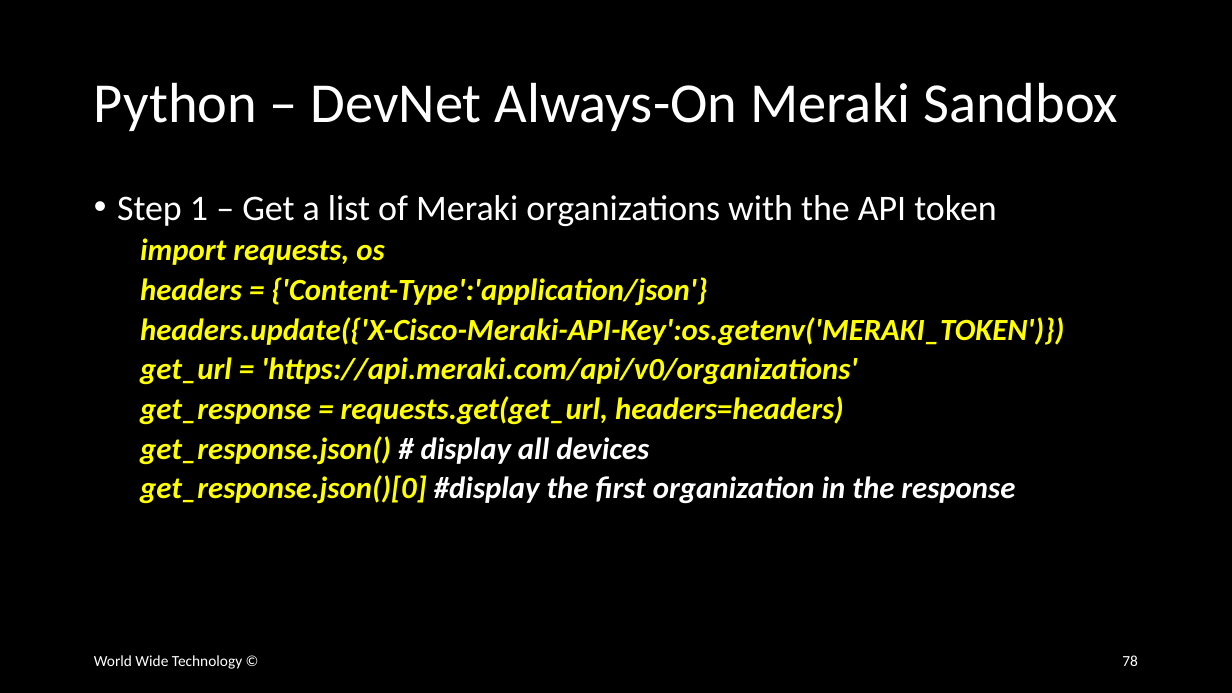
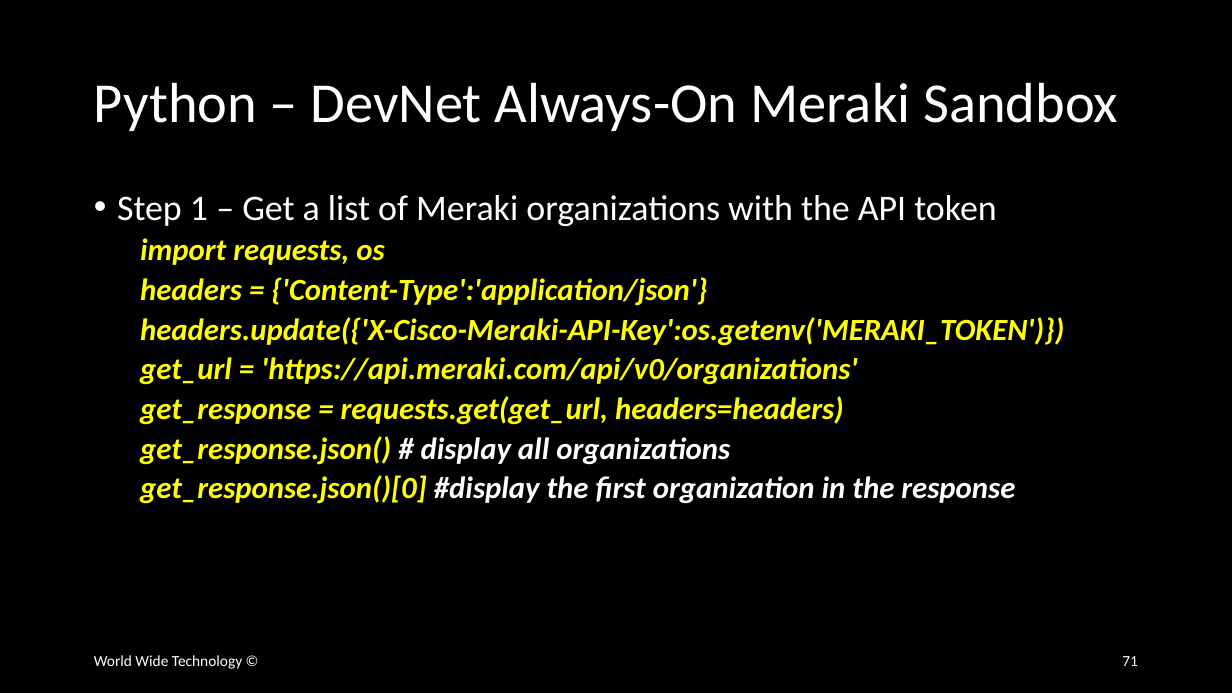
Before and after one commit to wwt/curl-requests-foundations, a slide deck: slide 71 of curl-requests-foundations.pptx (slide 78 before the commit). Drawn at 1232x693 pixels with LibreOffice and Linux fonts; fonts in the diff are those of the drawing. Boxes give left, top, right and bottom in pixels: in the first picture for what was removed or moved away, otherwise in the second. Text is boxed around its words. In the diff, an @@ line names an element or a change of style, - is before the commit and + after.

```diff
--- a/curl-requests-foundations.pptx
+++ b/curl-requests-foundations.pptx
@@ text at [140, 436, 730, 465]: text changed; text colour #FFFF00 to #FFFFFF @@
-  get_response.json() # display all devices
+  get_response.json() # display all organizations
@@ page number at [1122, 656, 1138, 666]: text changed @@
-78
+71
```
Also in this commit, not shown: 11 other slides changed, 2 slides added, 4 slides removed.
